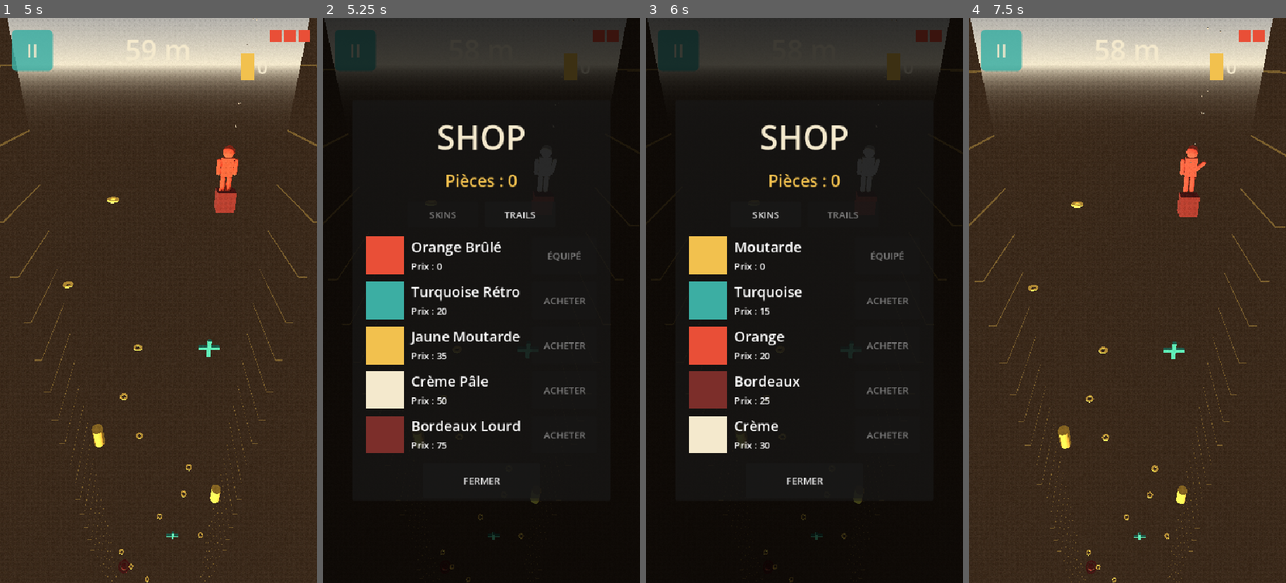
Above: before the commit, frames 1-4 (left to right).
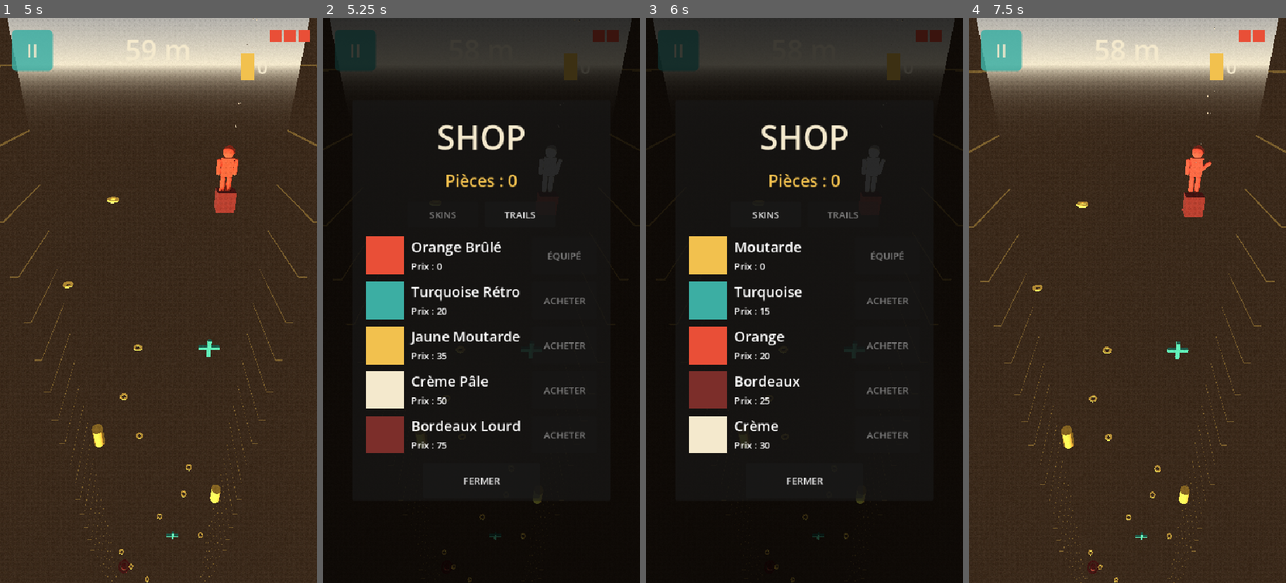
Above: after the commit, the same moments.

Repository: quvntvn/Hyperdive
Game: Godot game, scene res://scenes/game/main_game.tscn
Same seed, same stepped clock (60 frames per second), same inputs: the game is played once before the commit and once after it. This scene is started directly instead of the project's main scene.
Inputs (mouse positions are in pixels of both pictures, inside the frame that each line leads up to):
- Up to frame 1 (5 s): click "II" at 0.5 s; click "REPRENDRE" at 1.25 s; tap Enter at 2 s; move the mouse to (142, 413) at 2.02 s; hold D (move_right) 2.03-2.75 s; tap 1 at 2.1 s; click (142, 413) at 2.17 s; drag from (253, 385) to (142, 413) at 2.77 s; move the mouse to (63, 215) at 3.52 s; hold A (move_left) 3.53-4.25 s; tap 3 at 3.6 s; drag from (174, 300) to (63, 215) at 4.27 s
- Up to frame 2 (5.25 s): move the mouse to (433, 159) at 5.02 s; hold S from 5.03 s (still down); tap 2 at 5.1 s
- Up to frame 3 (6 s): release S at 5.75 s; click "TRAILS" at 5.75 s
- Up to frame 4 (7.5 s): click "SKINS" at 6.5 s; click "FERMER" at 7.25 s

Frame 1 is identical in both runs. In frame 2, 0.4% of the frame differs, in the area x 0-98%, y 0-100%; in frame 3, 0.4%; in frame 4, 2.7%, in the area x 0-100%, y 0-100%.

Commit message:
fix(camera): désactivation interpolation caméra + suivi vertical rigide (élimine la vibration)
Co-Authored-By: Claude Sonnet 4.6 <noreply@anthropic.com>

Diff:
--- a/hyperdive/scripts/gameplay/follow_camera.gd
+++ b/hyperdive/scripts/gameplay/follow_camera.gd
@@ -11,6 +11,7 @@
 
 func _ready() -> void:
 	add_to_group("follow_camera")
+	physics_interpolation_mode = Node.PHYSICS_INTERPOLATION_MODE_OFF
 	if target == null and not target_path.is_empty():
 		target = get_node_or_null(target_path)
 	if target == null:
@@ -22,8 +23,11 @@
 func _process(delta: float) -> void:
 	if target == null:
 		return
+	global_position.x = offset.x
 	global_position.y = target.global_position.y + offset.y
 	if _shake_intensity > 0.0:
 		global_position.x += randf_range(-1.0, 1.0) * _shake_intensity
 		global_position.y += randf_range(-1.0, 1.0) * _shake_intensity
-		_shake_intensity = maxf(_shake_intensity - SHAKE_DECAY * delta, 0.0)
+		_shake_intensity -= SHAKE_DECAY * delta
+		if _shake_intensity < 0.005:
+			_shake_intensity = 0.0
